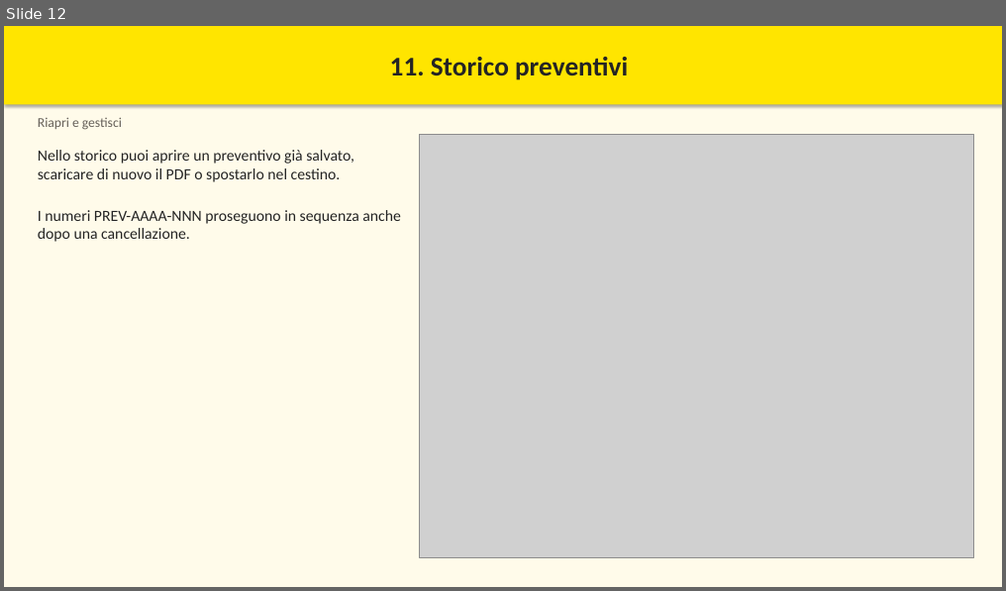
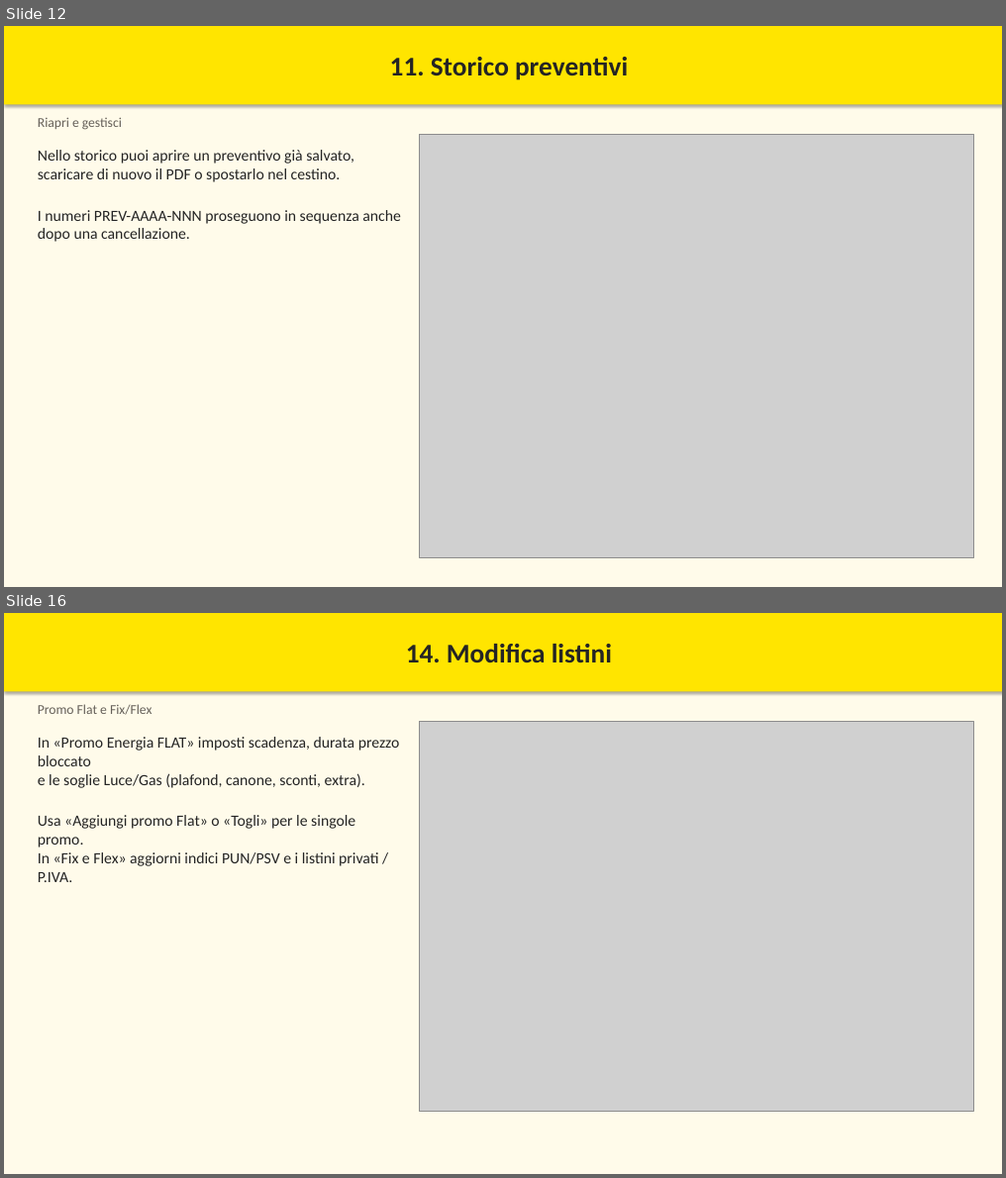
Before and after one commit to MBRP95/Preventivatore, a slide deck: docs/manuale/Manuale_Preventivatore_Shop_Assistant.pptx. Shown one above the other, each under a label of ours: slide 12 before the commit, slides 12 and 16 after it; the slides between them are not shown. The pictures are 1006x591 and 1006x1178 pixels, drawn with LibreOffice and Linux fonts; fonts in the diff are those of the drawing; grey boxes stand for pictures. Boxes give left, top, right and bottom in pixels: in the first picture for what was removed or moved away, otherwise in the second. Text is boxed around its words. In the diff, an @@ line names an element or a change of style, - is before the commit and + after.

```diff
--- a/docs/manuale/Manuale_Preventivatore_Shop_Assistant.pptx
+++ b/docs/manuale/Manuale_Preventivatore_Shop_Assistant.pptx
@@ slide 16 added at (4,613,1002,1174), background #FFFFFF @@
@@ rectangle added at (4,613,1002,1174), fill #FFFBEA @@
@@ rectangle added at (4,613,1002,691), fill #FFE500, 26 pt, text #242424, bold @@
+14. Modifica listini
@@ text added at (38,704,152,715), 13 pt, text #66615A @@
+Promo Flat e Fix/Flex
@@ picture added at (420,722,973,1112) @@
@@ text added at (38,737,400,882), 15 pt, text #242424 @@
+In «Promo Energia FLAT» imposti scadenza, durata prezzo bloccato
+e le soglie Luce/Gas (plafond, canone, sconti, extra).
+Usa «Aggiungi promo Flat» o «Togli» per le singole promo.
+In «Fix e Flex» aggiorni indici PUN/PSV e i listini privati / P.IVA.
```
Also in this commit, not shown: 3 slides changed, 5 other slides added, 7 other files.
